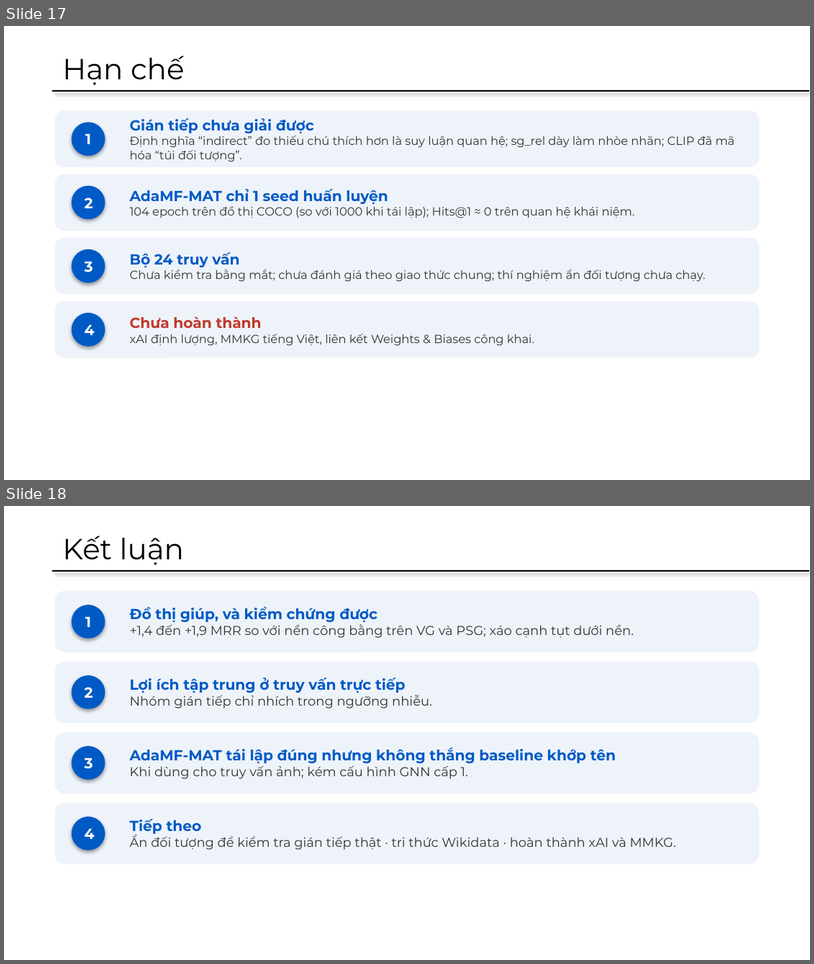
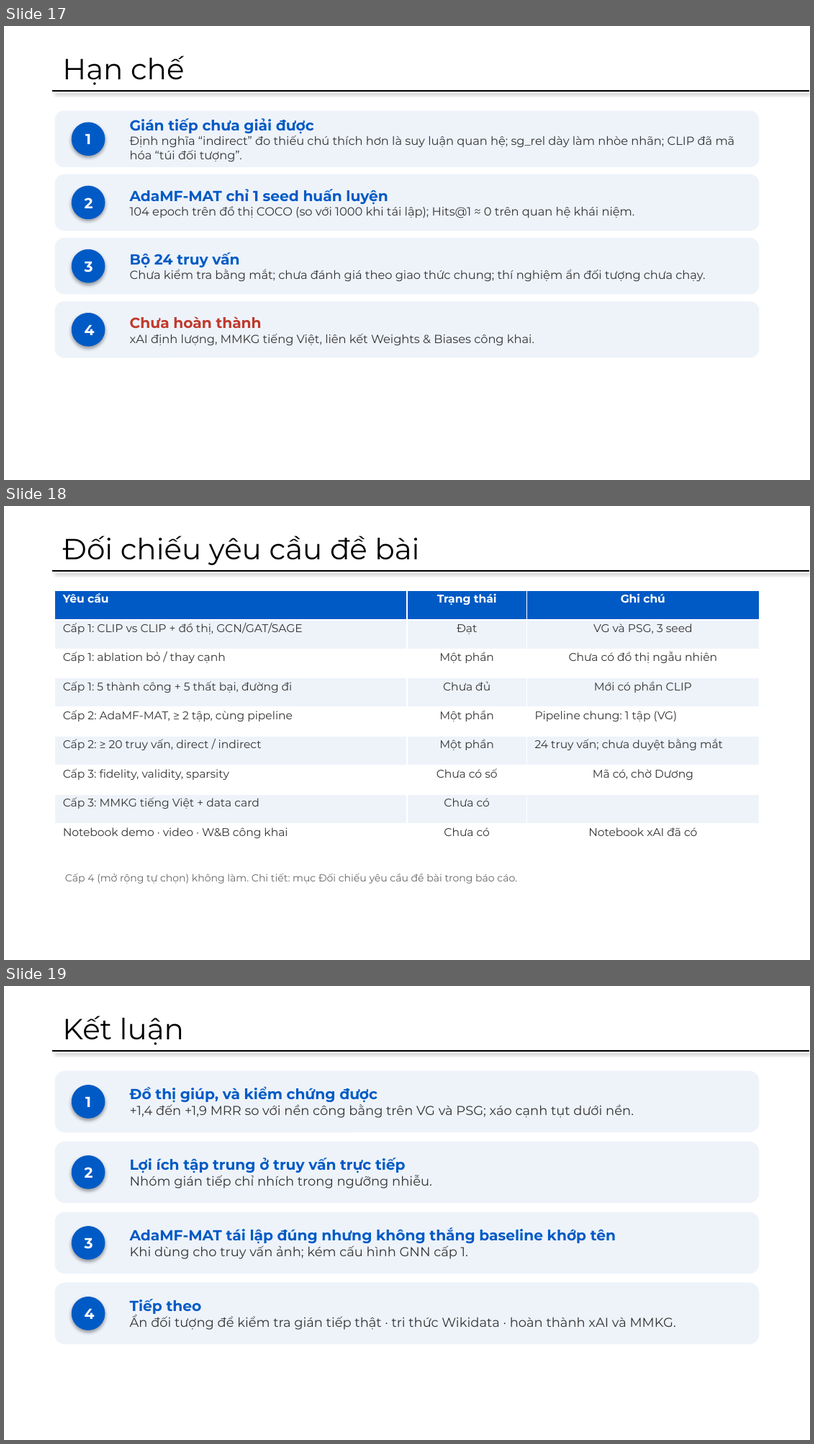
Before and after one commit to Chau-Ngoc-Huy/graphml-project3, a slide deck: slides/slides.pptx. Shown one above the other, each under a label of ours: slides 17 and 18 before the commit, slides 17, 18 and 19 after it. The pictures are 814x964 and 814x1444 pixels, drawn with LibreOffice and Linux fonts; fonts in the diff are those of the drawing. Boxes give left, top, right and bottom in pixels: in the first picture for what was removed or moved away, otherwise in the second. Text is boxed around its words. In the diff, an @@ line names an element or a change of style, - is before the commit and + after.

```diff
--- a/slides/slides.pptx
+++ b/slides/slides.pptx
@@ slide 18 added at bbox=[4, 506, 810, 960], background #FFFFFF; not listed: 1 template element that a slide beside it also shows @@
@@ text added at bbox=[62, 536, 419, 565], 26 pt, text #000000 @@
+Đối chiếu yêu cầu đề bài
@@ line added from (55, 571) to (810, 571), #000000 1 pt @@
@@ table added at bbox=[55, 591, 759, 853], 9 rows, 3 columns @@
+Yêu cầu | Trạng thái | Ghi chú
+Cấp 1: CLIP vs CLIP + đồ thị, GCN/GAT/SAGE | Đạt | VG và PSG, 3 seed
+Cấp 1: ablation bỏ / thay cạnh | Một phần | Chưa có đồ thị ngẫu nhiên
+Cấp 1: 5 thành công + 5 thất bại, đường đi | Chưa đủ | Mới có phần CLIP
+Cấp 2: AdaMF-MAT, ≥ 2 tập, cùng pipeline | Một phần | Pipeline chung: 1 tập (VG)
+Cấp 2: ≥ 20 truy vấn, direct / indirect | Một phần | 24 truy vấn; chưa duyệt bằng mắt
+Cấp 3: fidelity, validity, sparsity | Chưa có số | Mã có, chờ Dương
+Cấp 3: MMKG tiếng Việt + data card | Chưa có | 
+Notebook demo · video · W&B công khai | Chưa có | Notebook xAI đã có
@@ text added at bbox=[65, 873, 517, 883], 9 pt, text #666666 @@
+Cấp 4 (mở rộng tự chọn) không làm. Chi tiết: mục Đối chiếu yêu cầu đề bài trong báo cáo.
@@ what was slide 18 is now slide 19 @@
```
Also in this commit, not shown: 2 other files.
